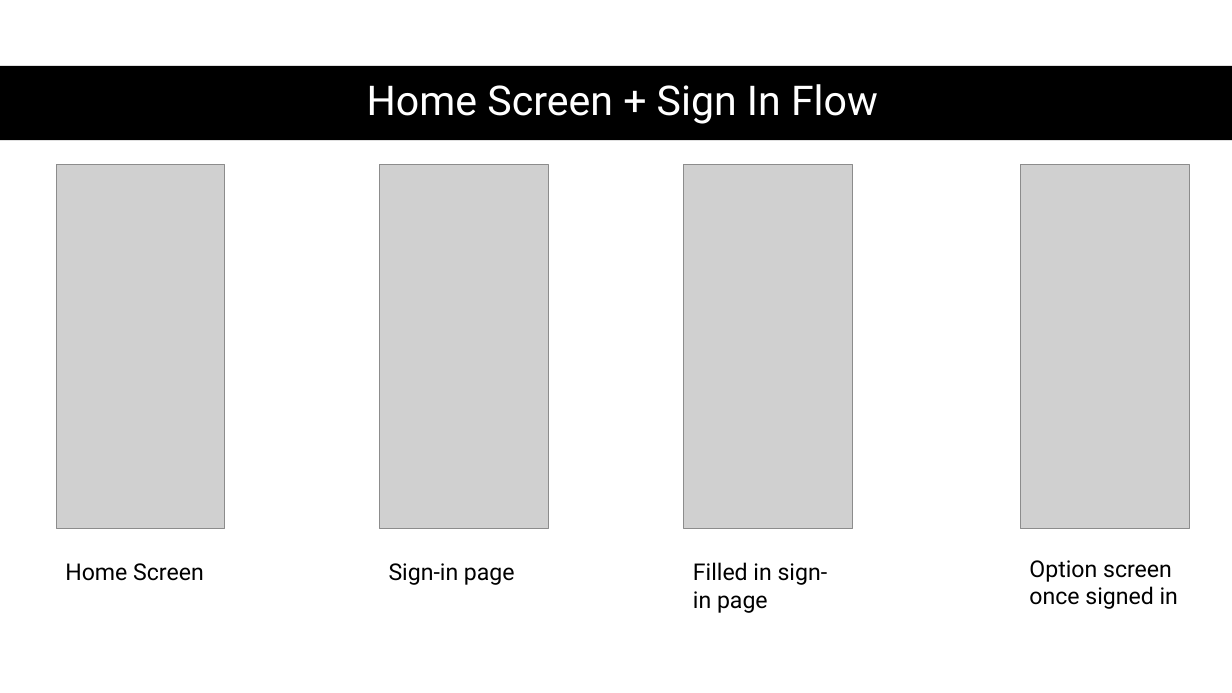
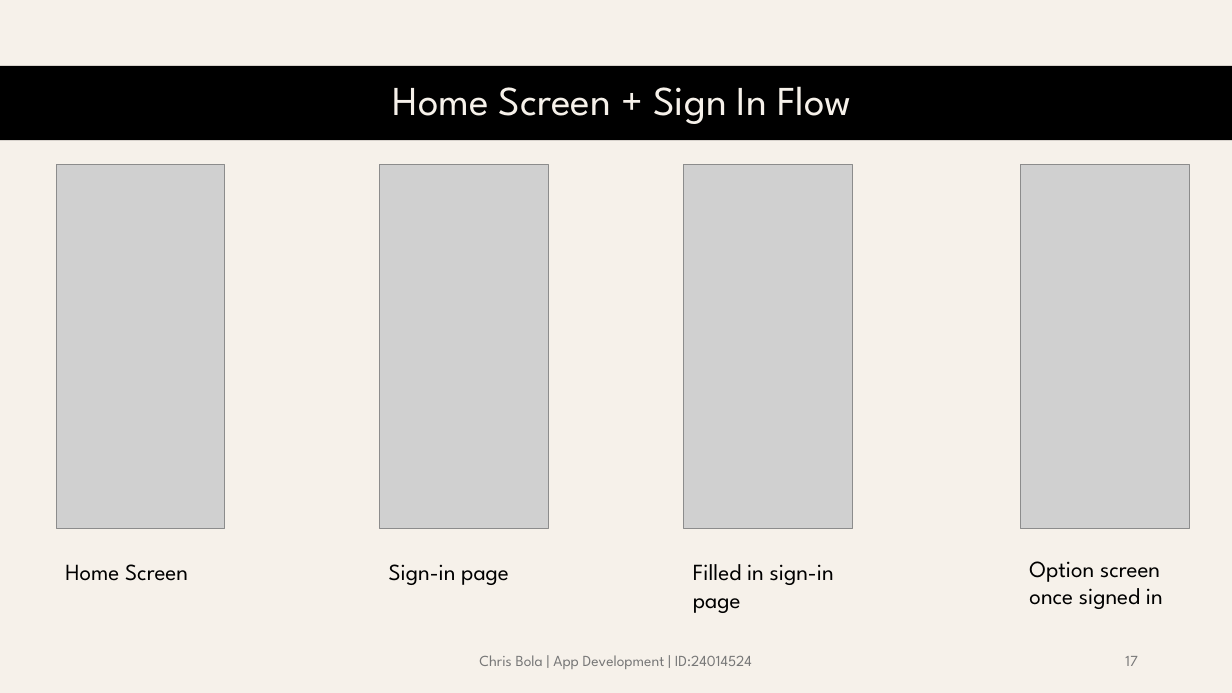
Before and after one commit to lghtson/ADS-2025, a slide deck: slide 17 of Holiday Planner.pptx (slide 19 before the commit). Drawn at 1232x693 pixels with LibreOffice and Linux fonts; fonts in the diff are those of the drawing; grey boxes stand for pictures. Boxes give left, top, right and bottom in pixels: in the first picture for what was removed or moved away, otherwise in the second. Text is boxed around its words. In the diff, an @@ line names an element or a change of style, - is before the commit and + after.

```diff
--- a/Holiday Planner.pptx
+++ b/Holiday Planner.pptx
@@ background #FFFFFF to #F6F1EA @@
@@ title "Home Screen + Sign In ..." at bbox=[393, 86, 852, 124]: font Roboto to League Spartan, text colour #FFFFFF to #F6F1EA @@
@@ font Roboto to League Spartan in 4 elements at bbox=[65, 564, 188, 581], bbox=[389, 564, 509, 585], bbox=[693, 564, 834, 613], bbox=[1029, 561, 1163, 609] @@
@@ text added at bbox=[479, 655, 752, 669], 12 pt, text #797979 @@
+Chris Bola | App Development | ID:24014524
@@ page number added at bbox=[1125, 656, 1138, 666], 12 pt, text #797979 @@
+17
```
Also in this commit, not shown: 25 other slides changed, 4 slides added, 6 slides removed, 4 other files.
